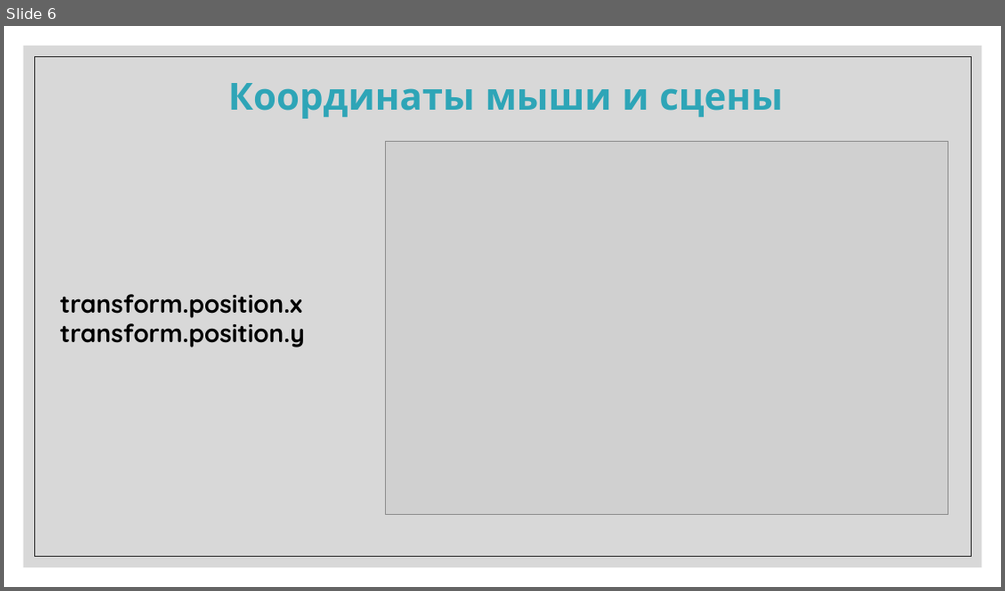
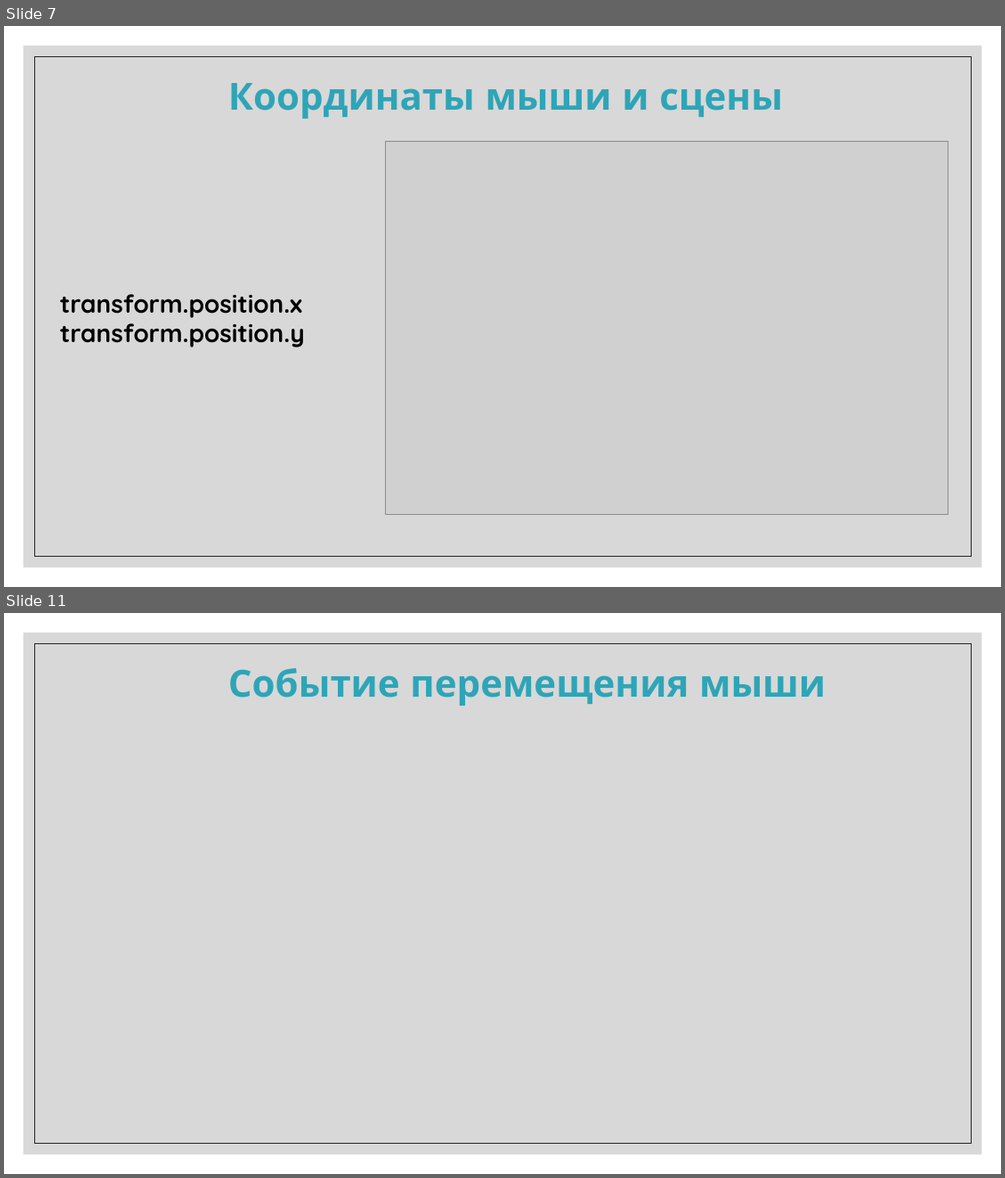
Before and after one commit to IriEfremova/LessonsCube, a slide deck: Unity/Lesson10/Mouse.pptx. Shown one above the other, each under a label of ours: slide 6 before the commit, slides 7 and 11 after it; the slides between them are not shown. The pictures are 1005x591 and 1005x1178 pixels, drawn with LibreOffice and Linux fonts; fonts in the diff are those of the drawing; grey boxes stand for pictures. Boxes give left, top, right and bottom in pixels: in the first picture for what was removed or moved away, otherwise in the second. Text is boxed around its words. In the diff, an @@ line names an element or a change of style, - is before the commit and + after.

```diff
--- a/Unity/Lesson10/Mouse.pptx
+++ b/Unity/Lesson10/Mouse.pptx
@@ slide 11 added at <box>4,613,1001,1174</box>, background #FFFFFF; not listed: 2 template elements that a slide beside it also shows @@
@@ text added at <box>228,668,825,706</box>, 36 pt, text #2EA5B7, bold @@
+Событие перемещения мыши
@@ what was slide 6 is now slide 7 @@
```
Also in this commit, not shown: 3 slides changed, 3 other slides added, 3 other files.
